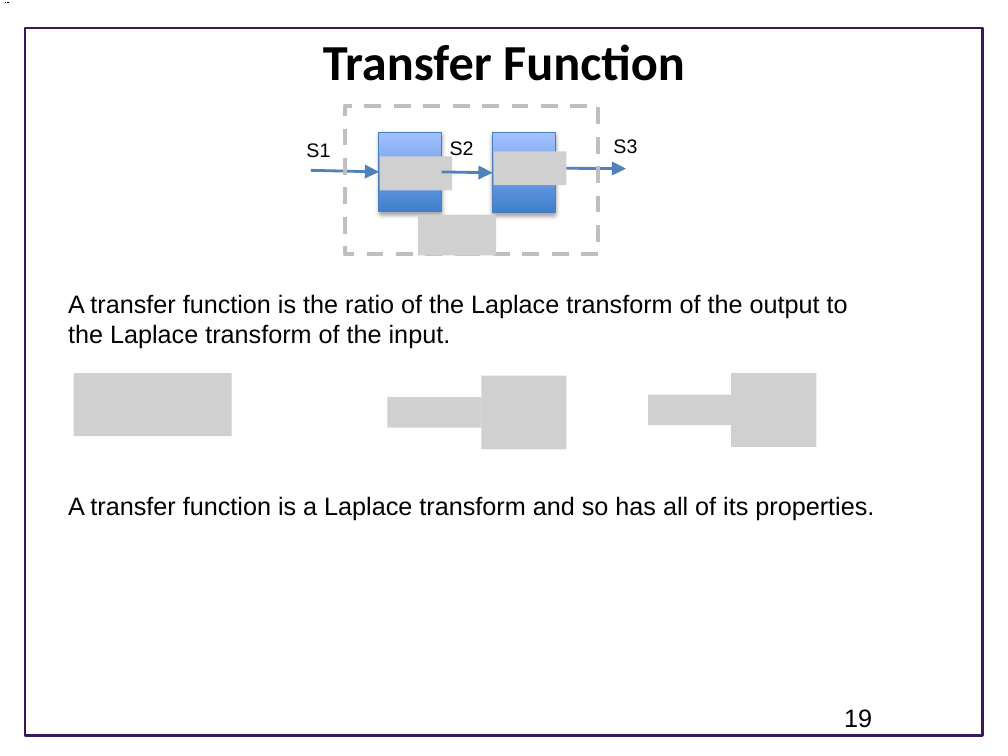
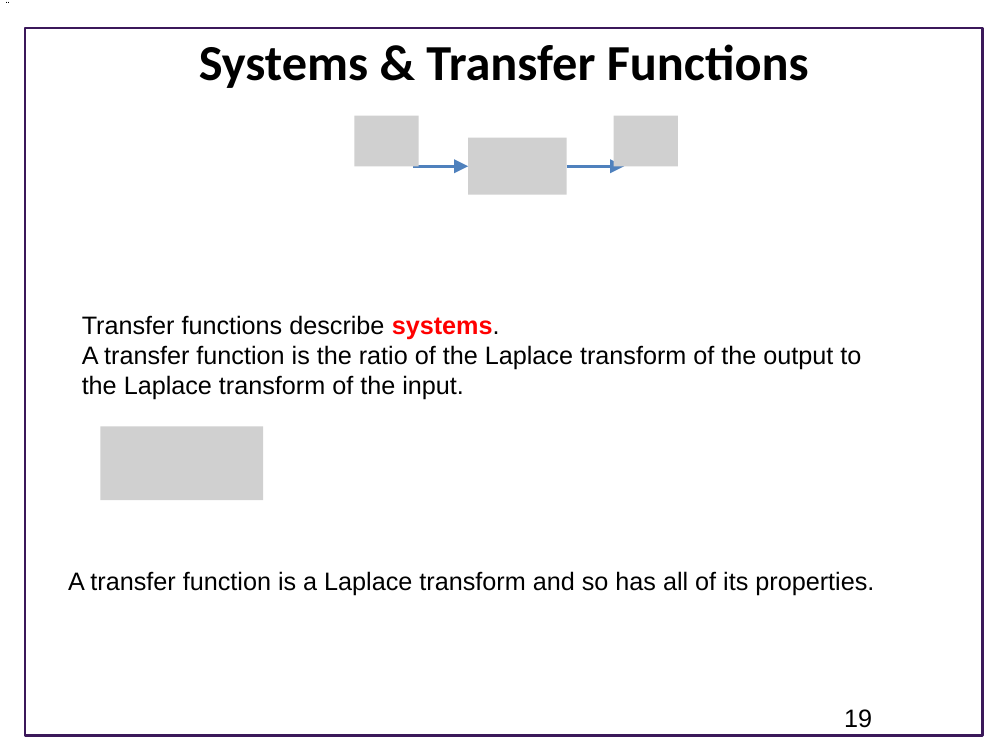
Before and after one commit to joseph-hellerstein/advanced-controls-lectures, a slide deck: slide 19 of lectures/lecture_09-linear_time_invariant_systems/linear_time_invariant_systems.pptx. Drawn at 1008x756 pixels with LibreOffice and Linux fonts; fonts in the diff are those of the drawing; grey boxes stand for pictures; background and template pictures are left out. Boxes give left, top, right and bottom in pixels: in the first picture for what was removed or moved away, otherwise in the second. Text is boxed around its words. In the diff, an @@ line names an element or a change of style, - is before the commit and + after.

```diff
--- a/lectures/lecture_09-linear_time_invariant_systems/linear_time_invariant_systems.pptx
+++ b/lectures/lecture_09-linear_time_invariant_systems/linear_time_invariant_systems.pptx
@@ title at (199, 44, 809, 88): text changed @@
-Transfer Function
+Systems & Transfer Functions
@@ group removed at (306, 106, 637, 255): 3 rectangles, 3 texts, 2 pictures, 1 arrow @@
-S1
-S2
-S3
@@ picture added at (355, 116, 419, 166) @@
@@ picture added at (614, 116, 678, 166) @@
@@ picture added at (468, 138, 566, 196) @@
@@ arrow moved from (442, 172) - (493, 172) to (413, 166) - (468, 166) @@
@@ picture removed at (418, 215, 496, 255) @@
@@ text "Transfer functions describe systems.": place and size @@
-text "Transfer functions describe systems." at (68, 294, 848, 349)
+text "Transfer functions describe systems." at (82, 315, 861, 400)
@@ text at (82, 315, 500, 339): paragraph added @@
+Transfer functions describe systems.
@@ picture removed at (74, 373, 232, 436) @@
@@ picture removed at (482, 376, 566, 450) @@
@@ picture removed at (731, 373, 815, 447) @@
@@ picture removed at (387, 397, 481, 427) @@
@@ picture removed at (648, 395, 732, 425) @@
@@ picture added at (101, 426, 264, 500) @@
@@ text "A transfer function is a ...": place and size @@
-text "A transfer function is a ..." at (68, 496, 874, 520)
+text "A transfer function is a ..." at (68, 571, 874, 595)
```
Also in this commit, not shown: 9 other slides changed, 2 slides added, 1 other file.
